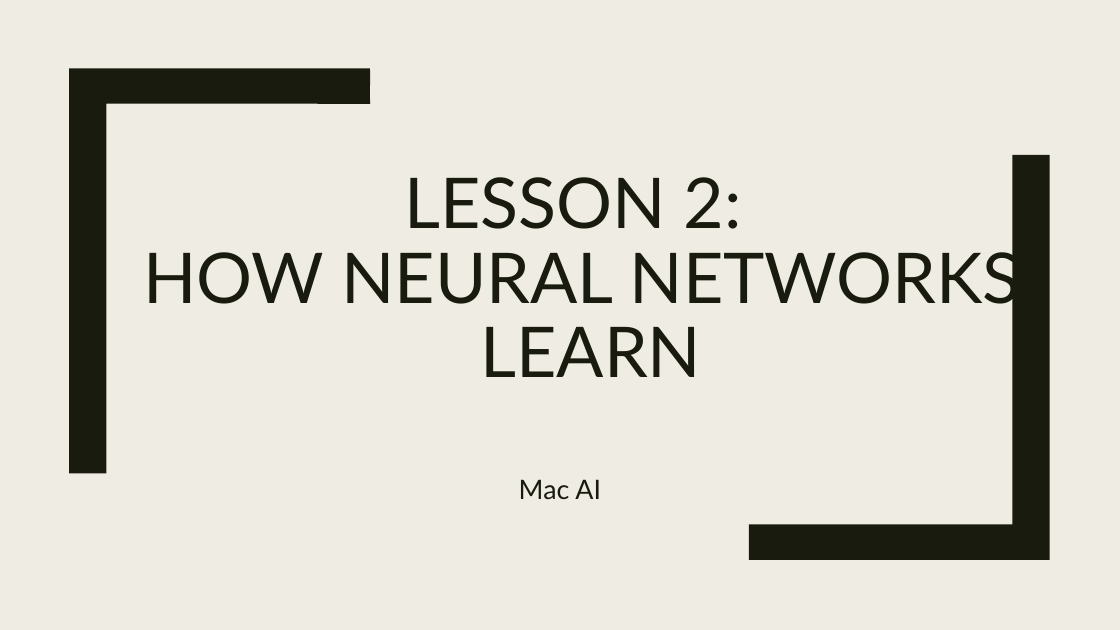
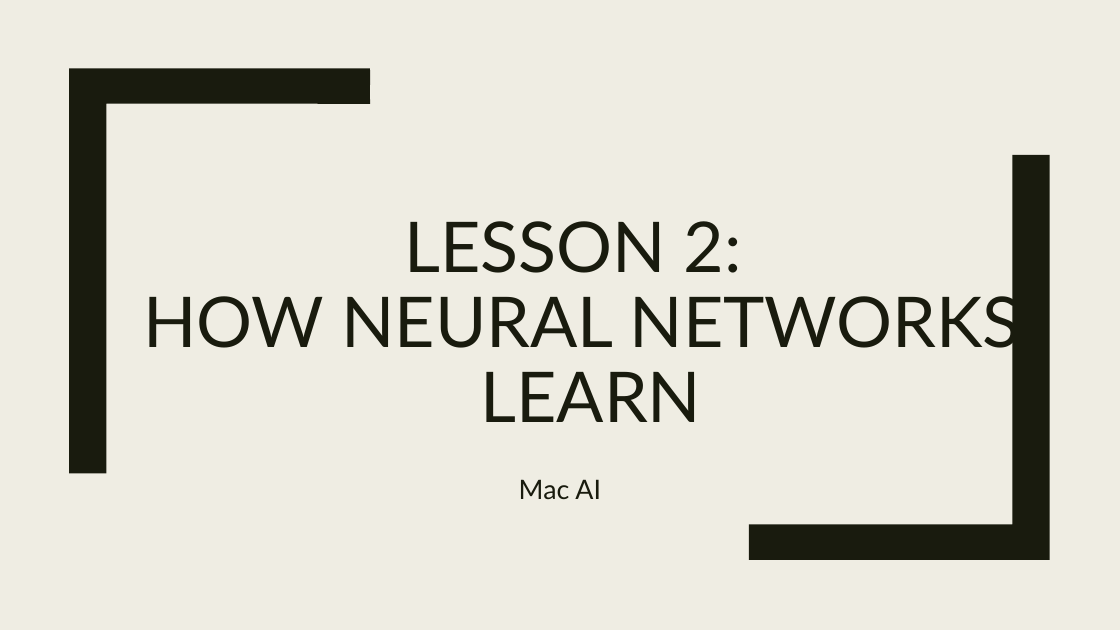
Before and after one commit to akiljames83/MacAI-2018, a slide deck: slide 1 of Lessons/Lesson2.pptx. Drawn at 1120x630 pixels with LibreOffice and Linux fonts; fonts in the diff are those of the drawing. Boxes give left, top, right and bottom in pixels: in the first picture for what was removed or moved away, otherwise in the second. Text is boxed around its words. In the diff, an @@ line names an element or a change of style, - is before the commit and + after.

Commit message:
edits to lesson2

```diff
--- a/Lessons/Lesson2.pptx
+++ b/Lessons/Lesson2.pptx
@@ title "LESSON 2: HOW NEURAL NETWORKS ...": place and size @@
-title "LESSON 2: HOW NEURAL NETWORKS ..." at bbox=[143, 177, 1021, 377]
+title "LESSON 2: HOW NEURAL NETWORKS ..." at bbox=[143, 221, 1021, 422]
```
Also in this commit, not shown: 5 other slides changed, 2 slides added, 2 slides removed.
